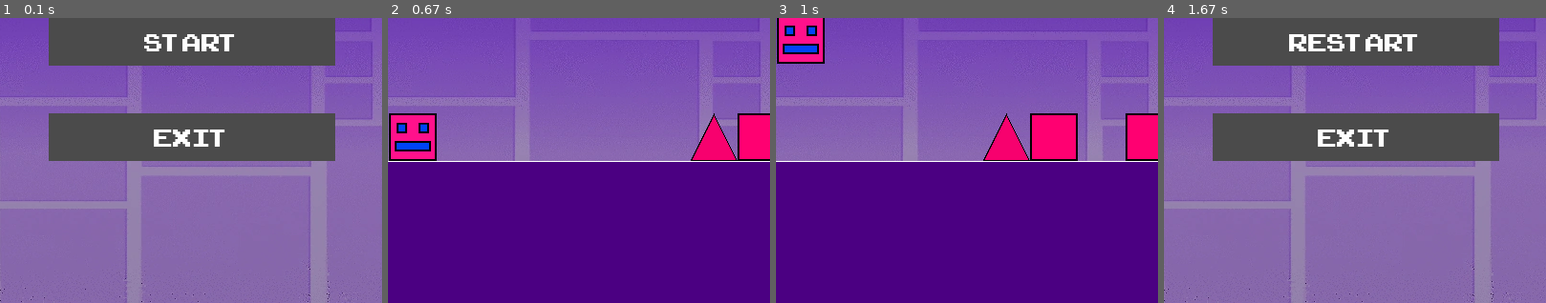
Above: before the commit, frames 1-4 (left to right).
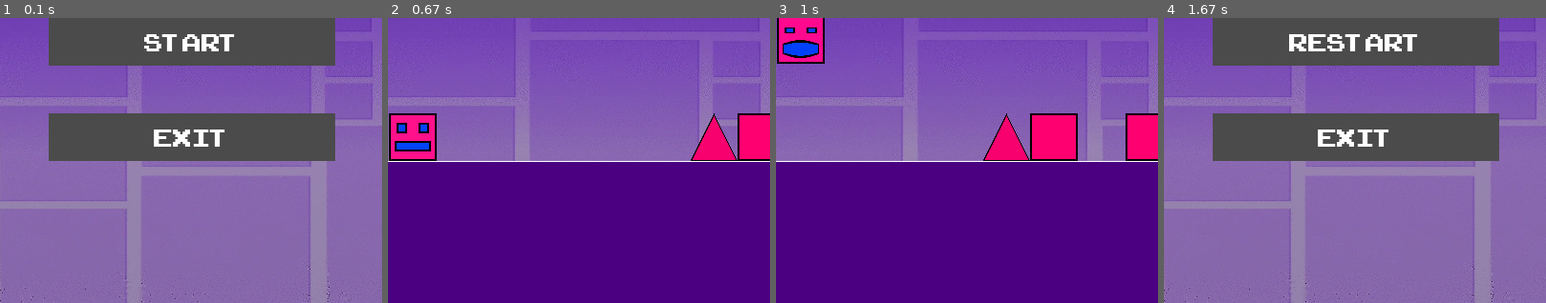
Above: after the commit, the same moments.

Repository: flawlessmevin/Geometry-Dash-Pygame
Game: pygame game, started from main.py
Same seed, same stepped clock (60 frames per second), same inputs: the game is played once before the commit and once after it.
Inputs (mouse positions are % of the whole screen's width and height, from its top left):
- Up to frame 1 (0.1 s): no input
- Up to frame 2 (0.67 s): click (50, 50) at 0.38 s
- Up to frame 3 (1 s): click (26, 51) at 0.72 s
- Up to frame 4 (1.67 s): click (62, 59) at 1.55 s
The pictures show only the part of the screen within x 25-75%, y 50-100%; the shares and areas given below are measured in that part.

Frames 1-2 are identical in both runs. In frame 3, 0.4% of the frame differs, in the area x 2-11%, y 2-15%; in frame 4, nothing differs.

Commit message:
jumping animation

Diff:
--- a/Levels.py
+++ b/Levels.py
@@ -39,8 +39,8 @@
 
         for i in range(LEVEL_LENGTH // 5):
             level += random.choice(patterns)
-
-        level = ".........." + level[:LEVEL_LENGTH - 10] + ".........@"
+        #level = "######################################################################"
+        level = ".........." + level[:LEVEL_LENGTH - 15] + ".........@"
         self.level_grid = [level]
 
         self.collided_objects = []
--- a/Player.py
+++ b/Player.py
@@ -2,18 +2,21 @@
 from Settings import *
 
 class Player:
-    def __init__(self, x, y, image_path="assets/images/sprite.png"):
+    def __init__(self, x, y, image_paths=PLAYER_IMAGES):
         self.x = x
         self.y = y
         self.velocity_y = 0
         self.is_jumping = False
-        self.image = pygame.image.load(image_path)
-        self.image = pygame.transform.scale(self.image, (TILE_SIZE, TILE_SIZE))
+        self.images = [pygame.image.load(path) for path in image_paths]
+        self.image = pygame.transform.scale(self.images[0], (TILE_SIZE, TILE_SIZE))
+
+
 
     def jump(self):
         if not self.is_jumping:
             self.velocity_y = -15
             self.is_jumping = True
+            self.image = pygame.transform.scale(self.images[1], (TILE_SIZE, TILE_SIZE))
 
     def apply_gravity(self, collided_objects):
         self.velocity_y += 1
@@ -25,13 +28,21 @@
                     self.velocity_y = 0
                     self.y = obj["rect"].top - TILE_SIZE
                     self.is_jumping = False
+                    self.image = pygame.transform.scale(self.images[0], (TILE_SIZE, TILE_SIZE))
+
 
         if self.y > SCREEN_HEIGHT - (SCREEN_HEIGHT/ 4) - TILE_SIZE:
             self.y = SCREEN_HEIGHT - (SCREEN_HEIGHT/ 4) - TILE_SIZE
             self.velocity_y = 0
             self.is_jumping = False
+            self.image = pygame.transform.scale(self.images[0], (TILE_SIZE, TILE_SIZE))
+
+
+
+
 
     def draw(self, screen):
+
         screen.blit(self.image, (self.x, self.y))
 
     def get_rect(self):
--- a/Settings.py
+++ b/Settings.py
@@ -1,5 +1,3 @@
-
-
 
 SCREEN_WIDTH = 800
 SCREEN_HEIGHT = 600
@@ -9,3 +7,7 @@
 
 
 FONT = "assets/fonts/ARCADECLASSIC.TTF"
+
+PLAYER_IMAGES = ["assets/images/sprite.png",
+                 "assets/images/sprite_jumping.png"
+                ]
Binary file added: assets/images/sprite_jumping.png
